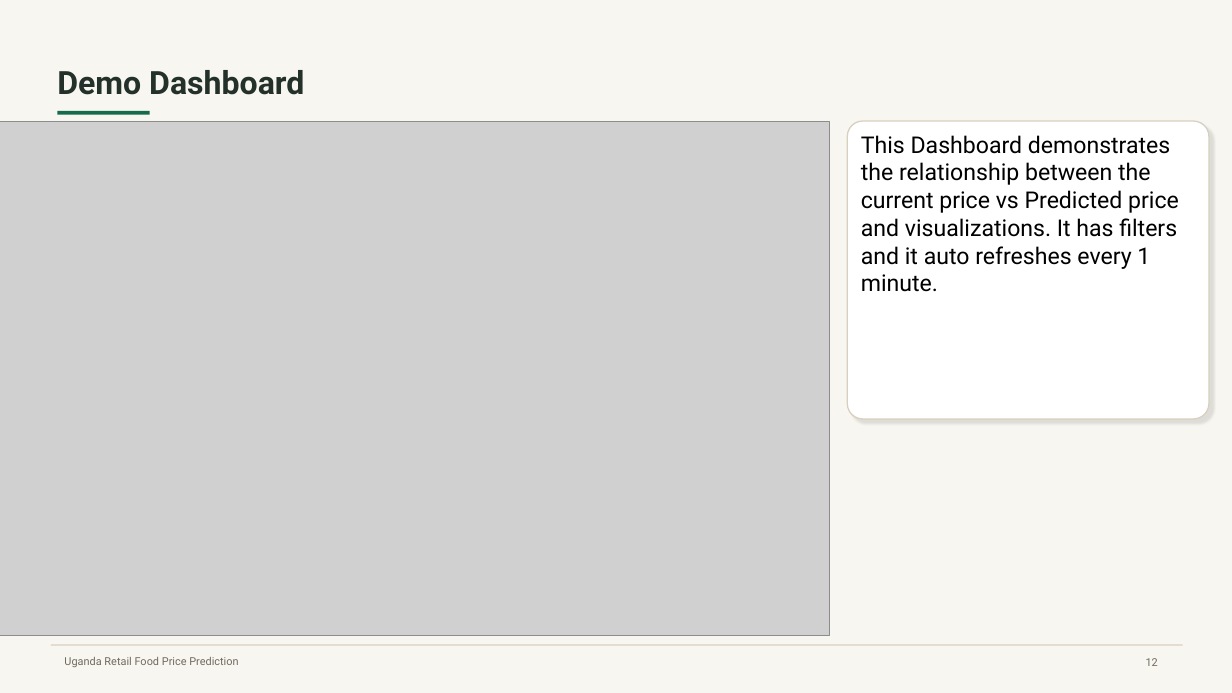
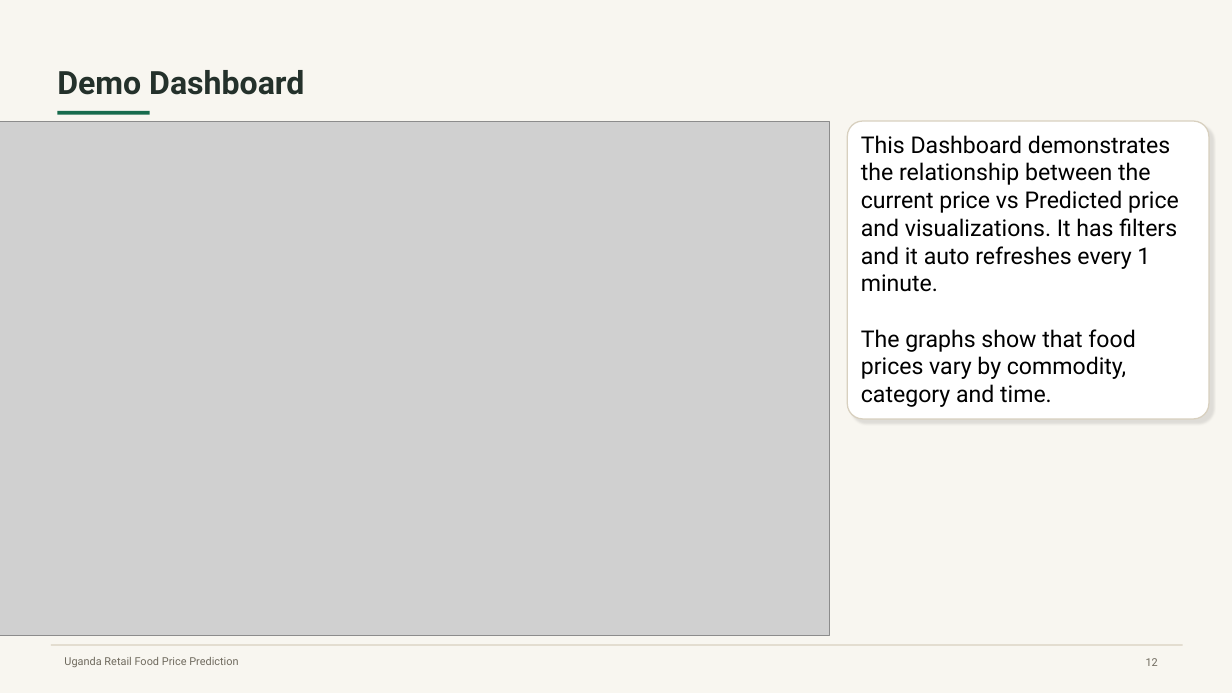
Before and after one commit to floCarlee/Uganda_Food_Price_Prediction, a slide deck: slide 12 of presentation/Florence_Kemigisha_Final_Presentation_Final.pptx. Drawn at 1232x693 pixels with LibreOffice and Linux fonts; fonts in the diff are those of the drawing; grey boxes stand for pictures. Boxes give left, top, right and bottom in pixels: in the first picture for what was removed or moved away, otherwise in the second. Text is boxed around its words. In the diff, an @@ line names an element or a change of style, - is before the commit and + after.

```diff
--- a/presentation/Florence_Kemigisha_Final_Presentation_Final.pptx
+++ b/presentation/Florence_Kemigisha_Final_Presentation_Final.pptx
@@ text in rounded rectangle at [861, 329, 1135, 407]: paragraph added @@
+The graphs show that food prices vary by commodity, category and time.
```
Also in this commit, not shown: 3 other files.
